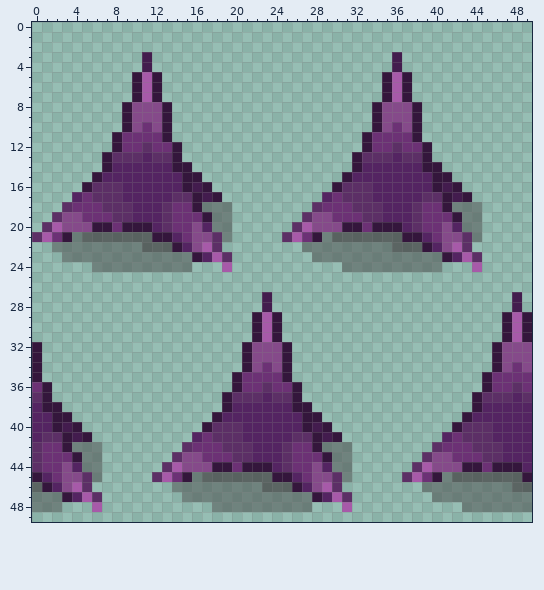
Edited in one commit: pixel-art sprite (Assets/Art/Enviroment/Spike/ToxicSpikes2.png). Above: the version before the commit.
The file is 50x50 pixels.
After:
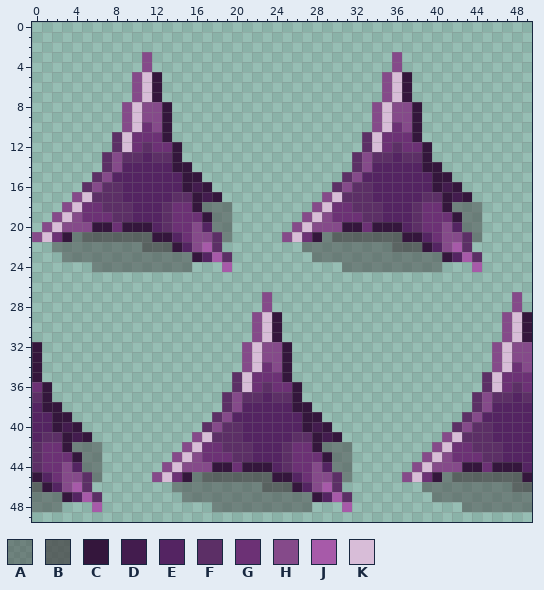
Palette (. is transparent): A #48484880  B #484848c0  C #34163c  D #431c4e  E #542462  F #5c2f66  G #6c3175  H #854a8a  J #a75aa9  K #d8bdd8
Diff:
@@ x 0..49 @@
  2 ..................................................
- 3 ...........D........................D.............
- 4 ...........D........................D.............
- 5 ..........CJC......................CJC............
- 6 ..........CJC......................CJC............
- 7 ..........CJC......................CJC............
- 8 .........CHHHC....................CHHHC...........
- 9 .........CHHHC....................CHHHC...........
-10 .........CHGHC....................CHGHC...........
-11 ........CGGGGC...................CGGGGC...........
-12 ........CGGFGGC..................CGGFGGC..........
-13 .......CFFFEFFC.................CFFFEFFC..........
-14 .......CEEEEEECC................CEEEEEECC.........
-15 ......CEEEEEEEECC..............CEEEEEEEECC........
-16 .....CFFFEEEEEECDC............CFFFEEEEEECDC.......
-17 ....EGFFFEEEEEFFCDC..........EGFFFEEEEEFFCDC......
-18 ...FGGGFFFEEEFGGCAAA........FGGGFFFEEEFGGCAAA.....
-19 ..FHHGGGFFEEEFGGGCAA.......FHHGGGFFEEEFGGGCAA.....
-20 .FJHHHCCGCCCEFGGHEAA......FJHHHCCGCCCEFGGHEAA.....
-21 FJGCABBBBBBBCCEGHHFA.....FJGCABBBBBBBCCEGHHFA.....
+ 3 ...........H........................H.............
+ 4 ...........H........................H.............
+ 5 ..........HKC......................HKC............
+ 6 ..........HKC......................HKC............
+ 7 ..........HKC......................HKC............
+ 8 .........HKHHC....................HKHHC...........
+ 9 .........HKHHC....................HKHHC...........
+10 .........HKGHC....................HKGHC...........
+11 ........FKGGGC...................FKGGGC...........
+12 ........FKGFGGC..................FKGFGGC..........
+13 .......FHFFEFFC.................FHFFEFFC..........
+14 .......FHEEEEECC................FHEEEEECC.........
+15 ......FHEEEEEEECC..............FHEEEEEEECC........
+16 .....FHFFEEEEEECDC............FHFFEEEEEECDC.......
+17 ....HKFFFEEEEEFFCDC..........HKFFFEEEEEFFCDC......
+18 ...HKGGFFFEEEFGGCAAA........HKGGFFFEEEFGGCAAA.....
+19 ..HKHGGGFFEEEFGGGCAA.......HKHGGGFFEEEFGGGCAA.....
+20 .HKHHHCCGCCCEFGGHEAA......HKHHHCCGCCCEFGGHEAA.....
+21 HKGCABBBBBBBCCEGHHFA.....HKGCABBBBBBBCCEGHHFA.....
 22 ..AAAAAAAAABBBCEHJF........AAAAAAAAABBBCEHJF......
@@ x 0..49 @@
 26 ..................................................
-27 .......................D........................D.
-28 .......................D........................D.
-29 ......................CJC......................CJC
-30 ......................CJC......................CJC
-31 ......................CJC......................CJC
-32 C....................CHHHC....................CHHH
-33 C....................CHHHC....................CHHH
-34 C....................CHGHC....................CHGH
-35 C...................CGGGGC...................CGGGG
-36 GC..................CGGFGGC..................CGGFG
-37 FC.................CFFFEFFC.................CFFFEF
-38 ECC................CEEEEEECC................CEEEEE
-39 EECC..............CEEEEEEEECC..............CEEEEEE
-40 EECDC............CFFFEEEEEECDC............CFFFEEEE
-41 EFFCDC..........EGFFFEEEEEFFCDC..........EGFFFEEEE
-42 FGGCAAA........FGGGFFFEEEFGGCAAA........FGGGFFFEEE
-43 FGGGCAA.......FHHGGGFFEEEFGGGCAA.......FHHGGGFFEEE
-44 FGGHEAA......FJHHHCCGCCCEFGGHEAA......FJHHHCCGCCCE
-45 CEGHHFA.....FJGCABBBBBBBCCEGHHFA.....FJGCABBBBBBBC
+27 .......................H........................H.
+28 .......................H........................H.
+29 ......................HKC......................HKC
+30 ......................HKC......................HKC
+31 ......................HKC......................HKC
+32 C....................HKHHC....................HKHH
+33 C....................HKHHC....................HKHH
+34 C....................HKGHC....................HKGH
+35 C...................FKGGGC...................FKGGG
+36 GC..................FKGFGGC..................FKGFG
+37 FC.................FHFFEFFC.................FHFFEF
+38 ECC................FHEEEEECC................FHEEEE
+39 EECC..............FHEEEEEEECC..............FHEEEEE
+40 EECDC............FHFFEEEEEECDC............FHFFEEEE
+41 EFFCDC..........HKFFFEEEEEFFCDC..........HKFFFEEEE
+42 FGGCAAA........HKGGFFFEEEFGGCAAA........HKGGFFFEEE
+43 FGGGCAA.......HKHGGGFFEEEFGGGCAA.......HKHGGGFFEEE
+44 FGGHEAA......HKHHHCCGCCCEFGGHEAA......HKHHHCCGCCCE
+45 CEGHHFA.....HKGCABBBBBBBCCEGHHFA.....HKGCABBBBBBBC
 46 BCEHJF........AAAAAAAAABBBCEHJF........AAAAAAAAABB
Pixel boxes of the changes (left, top, right, bottom) in both pictures:
changed: (32, 52, 152, 242)
changed: (282, 52, 402, 242)
changed: (152, 292, 272, 482)
changed: (402, 292, 522, 482)
